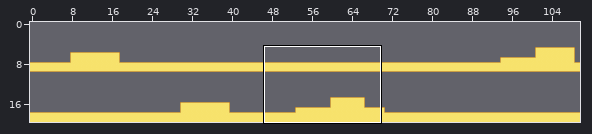
Level history. Tiled map: assets/levels/level1.tmx. Above, an overview of the earlier version with the close-up marked.
Close-up. Before the commit:
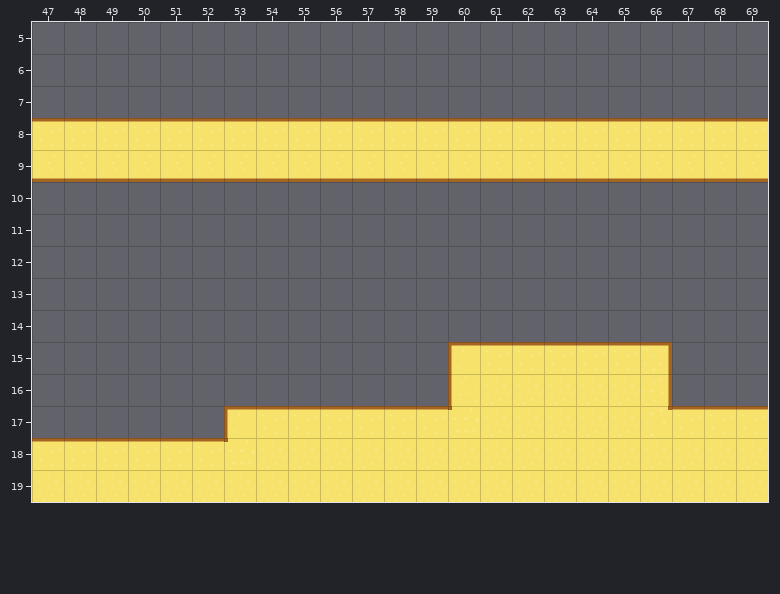
Cells are 64x64 px. Shown: x 47..69, y 5..19. The commit also changed other parts of the map, which this record leaves out.
After:
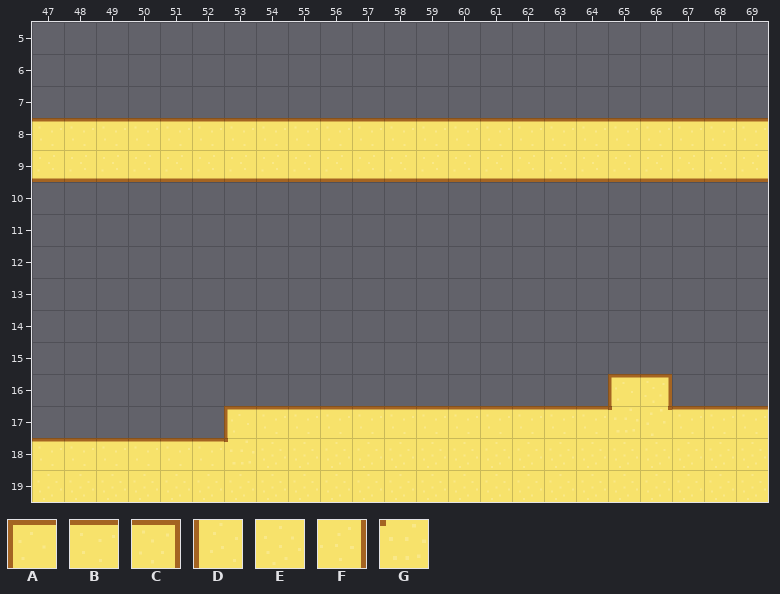
Key: from "level": A 0, B 1, C 2, D 10, E 11, F 12, G 14.
_ is an empty cell.
Change:
{"where": "layer \"Kachelebene 1\""}
{"y":15,"x":60,"old":"ABBBBBC","new":"_______"}
{"y":16,"x":60,"old":"DEEEEEF","new":"_____AC"}
{"y":17,"x":60,"old":"GEEEEE","new":"BBBBBG"}
{"label":"changed","picture_box":[448,342,672,436]}
